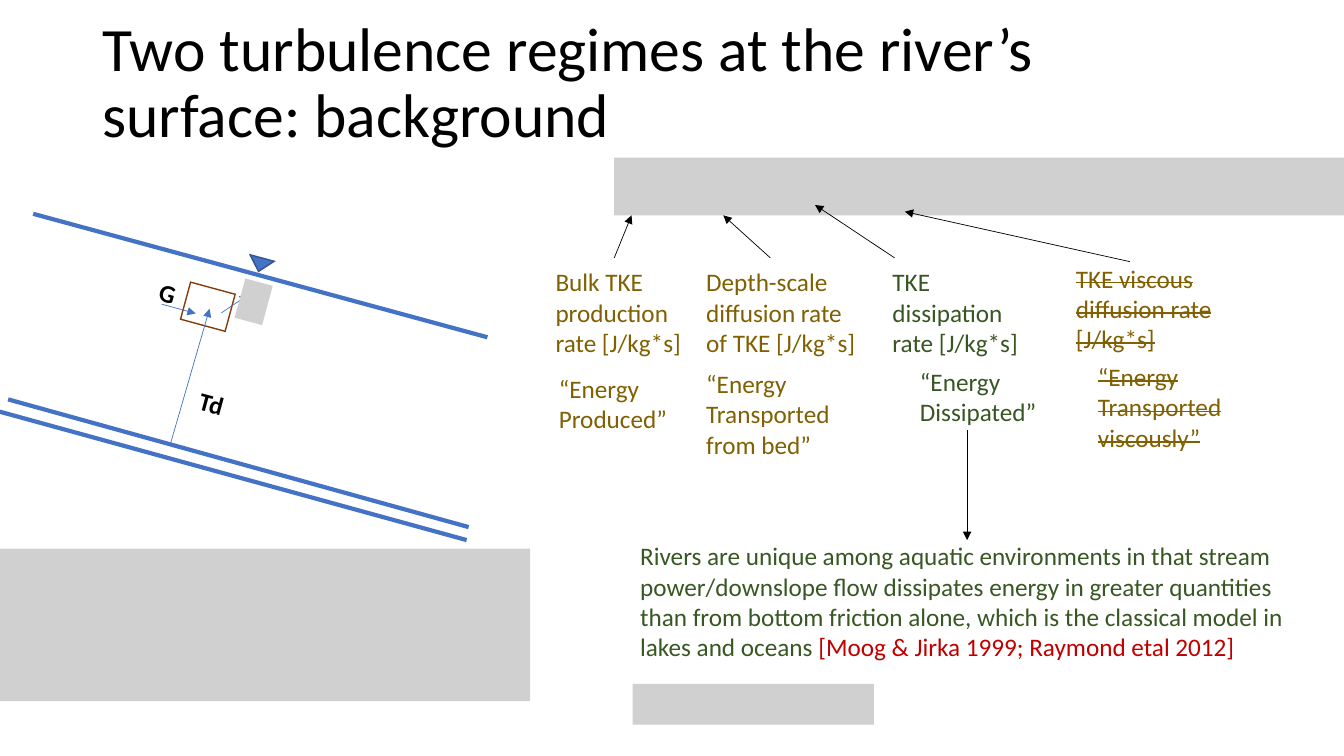
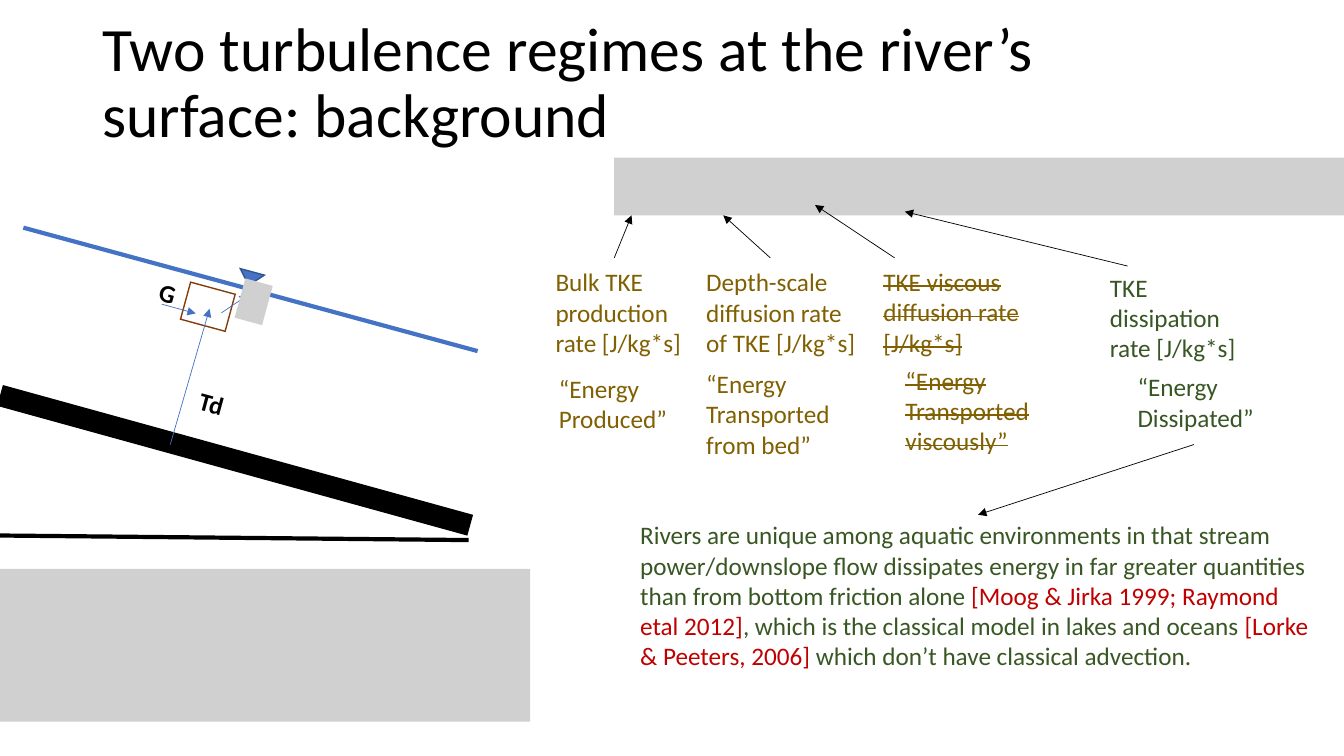
Before and after one commit to craigbrinkerhoff/RSK600, a slide deck: slide 4 of storyboard_6_15.pptx. Drawn at 1344x756 pixels with LibreOffice and Linux fonts; fonts in the diff are those of the drawing; grey boxes stand for pictures. Boxes give left, top, right and bottom in pixels: in the first picture for what was removed or moved away, otherwise in the second. Text is boxed around its words. In the diff, an @@ line names an element or a change of style, - is before the commit and + after.

Commit message:
new k model

```diff
--- a/storyboard_6_15.pptx
+++ b/storyboard_6_15.pptx
@@ line moved from (33, 214) - (488, 338) to (23, 228) - (478, 351) @@
@@ arrow moved from (1130, 262) - (905, 212) to (1128, 266) - (905, 212) @@
@@ triangle: place and size @@
-triangle at box(247, 255, 275, 275)
+triangle at box(237, 268, 265, 288)
@@ text "TKE viscous diffusion rate [J/kg*s]": place and size @@
-text "TKE viscous diffusion rate [J/kg*s]" at box(1076, 270, 1212, 353)
+text "TKE viscous diffusion rate [J/kg*s]" at box(883, 273, 1019, 357)
@@ text "TKE dissipation rate [J/kg*s]": place and size @@
-text "TKE dissipation rate [J/kg*s]" at box(892, 275, 1018, 357)
+text "TKE dissipation rate [J/kg*s]" at box(1110, 281, 1235, 362)
@@ rectangle added at box(0, 386, 473, 535), fill #000000, outline #000000 1 pt @@
@@ text "“Energy Transported viscously”": place and size @@
-text "“Energy Transported viscously”" at box(1098, 368, 1221, 451)
+text "“Energy Transported viscously”" at box(905, 372, 1028, 454)
@@ text "“Energy": place and size @@
-text "“Energy" at box(920, 373, 1036, 425)
+text "“Energy" at box(1138, 378, 1254, 431)
@@ line removed from (8, 399) to (469, 527) @@
@@ arrow moved from (967, 431) - (967, 540) to (1194, 445) - (978, 515) @@
@@ line moved from (0, 411) - (467, 540) to (0, 535) - (469, 540) @@
@@ line (0, 535) - (469, 540): stroke #4472C4 3 pt to #000000 3 pt @@
@@ text at box(640, 526, 1309, 669): text changed @@
-Rivers are unique among aquatic environments in that stream power/downslope flow dissipates energy in greater quantities than from bottom friction alone, which is the classical model in lakes and oceans [Moog & Jirka 1999; Raymond etal 2012]
+Rivers are unique among aquatic environments in that stream power/downslope flow dissipates energy in far greater quantities than from bottom friction alone [Moog & Jirka 1999; Raymond etal 2012], which is the classical model in lakes and oceans [Lorke & Peeters, 2006] which don’t have classical advection.
@@ picture: place and size @@
-picture at box(0, 548, 530, 701)
+picture at box(0, 569, 530, 721)
@@ picture removed at box(633, 684, 874, 724) @@
```
Also in this commit, not shown: 5 other slides changed, 1 slide added, 1 other file.
